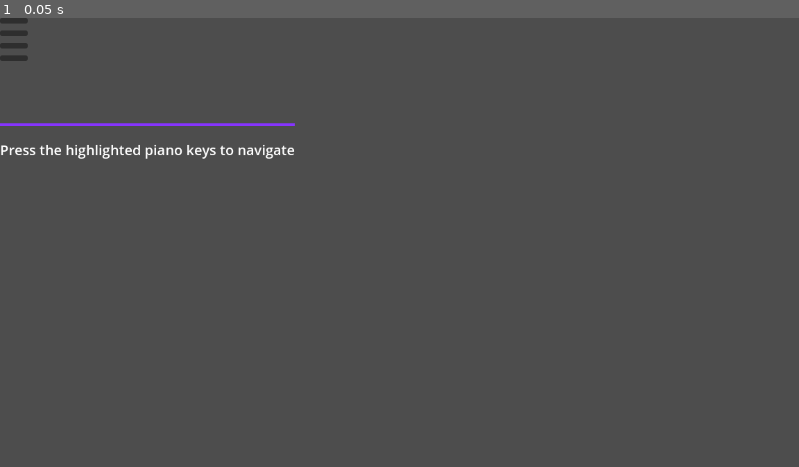
Above: before the commit, frame 1.
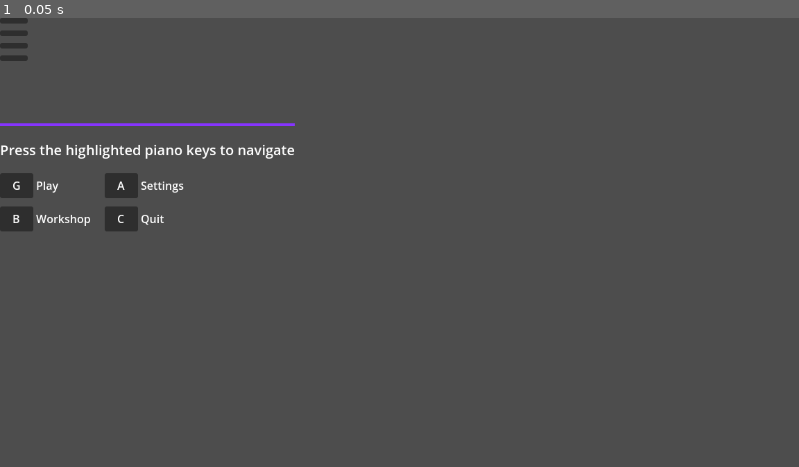
Above: after the commit, the same moment.

Repository: Jae7777/Wind-Tempo
Game: Godot game, scene res://scenes/main_menu.tscn
The game is run twice, just before and just after one commit, with the same random seed, the same clock (stepped at 60 frames per second) and the same inputs. The project has no main scene, so this scene is started directly.
Inputs:
- Up to frame 1 (0.05 s): no input

The runs differ from the first frame. In frame 1, 1.1% of the frame differs, in the area x 0-24%, y 34-48%.

Commit message:
Added Main Menu buttons
Added Main Menu buttons

Diff:
--- a/wind-tempo/scenes/main_menu.tscn
+++ b/wind-tempo/scenes/main_menu.tscn
@@ -131,3 +131,93 @@
 theme_override_constants/h_separation = 20
 theme_override_constants/v_separation = 12
 columns = 2
+
+[node name="HBoxContainer" type="HBoxContainer" parent="MainMenu/RightContent/Legend"]
+layout_mode = 2
+
+[node name="KeyBadge" type="Panel" parent="MainMenu/RightContent/Legend/HBoxContainer"]
+custom_minimum_size = Vector2(48, 36)
+layout_mode = 2
+
+[node name="Label" type="Label" parent="MainMenu/RightContent/Legend/HBoxContainer/KeyBadge"]
+layout_mode = 1
+anchors_preset = 15
+anchor_right = 1.0
+anchor_bottom = 1.0
+grow_horizontal = 2
+grow_vertical = 2
+text = "G"
+horizontal_alignment = 1
+vertical_alignment = 1
+
+[node name="Label" type="Label" parent="MainMenu/RightContent/Legend/HBoxContainer"]
+layout_mode = 2
+text = "Play"
+vertical_alignment = 1
+
+[node name="HBoxContainer2" type="HBoxContainer" parent="MainMenu/RightContent/Legend"]
+layout_mode = 2
+
+[node name="KeyBadge" type="Panel" parent="MainMenu/RightContent/Legend/HBoxContainer2"]
+custom_minimum_size = Vector2(48, 36)
+layout_mode = 2
+
+[node name="Label" type="Label" parent="MainMenu/RightContent/Legend/HBoxContainer2/KeyBadge"]
+layout_mode = 1
+anchors_preset = 15
+anchor_right = 1.0
+anchor_bottom = 1.0
+grow_horizontal = 2
+grow_vertical = 2
+text = "A"
+horizontal_alignment = 1
+vertical_alignment = 1
+
+[node name="Label" type="Label" parent="MainMenu/RightContent/Legend/HBoxContainer2"]
+layout_mode = 2
+text = "Settings"
+vertical_alignment = 1
+
+[node name="HBoxContainer3" type="HBoxContainer" parent="MainMenu/RightContent/Legend"]
+layout_mode = 2
+
+[node name="KeyBadge" type="Panel" parent="MainMenu/RightContent/Legend/HBoxContainer3"]
+custom_minimum_size = Vector2(48, 36)
+layout_mode = 2
+
+[node name="Label" type="Label" parent="MainMenu/RightContent/Legend/HBoxContainer3/KeyBadge"]
+layout_mode = 1
+anchors_preset = 15
+anchor_right = 1.0
+anchor_bottom = 1.0
+grow_horizontal = 2
+grow_vertical = 2
+text = "B"
+horizontal_alignment = 1
+vertical_alignment = 1
+
+[node name="Label" type="Label" parent="MainMenu/RightContent/Legend/HBoxContainer3"]
+layout_mode = 2
+text = "Workshop"
+
+[node name="HBoxContainer4" type="HBoxContainer" parent="MainMenu/RightContent/Legend"]
+layout_mode = 2
+
+[node name="Panel" type="Panel" parent="MainMenu/RightContent/Legend/HBoxContainer4"]
+custom_minimum_size = Vector2(48, 36)
+layout_mode = 2
+
+[node name="Label" type="Label" parent="MainMenu/RightContent/Legend/HBoxContainer4/Panel"]
+layout_mode = 1
+anchors_preset = 15
+anchor_right = 1.0
+anchor_bottom = 1.0
+grow_horizontal = 2
+grow_vertical = 2
+text = "C"
+horizontal_alignment = 1
+vertical_alignment = 1
+
+[node name="Label" type="Label" parent="MainMenu/RightContent/Legend/HBoxContainer4"]
+layout_mode = 2
+text = "Quit "
